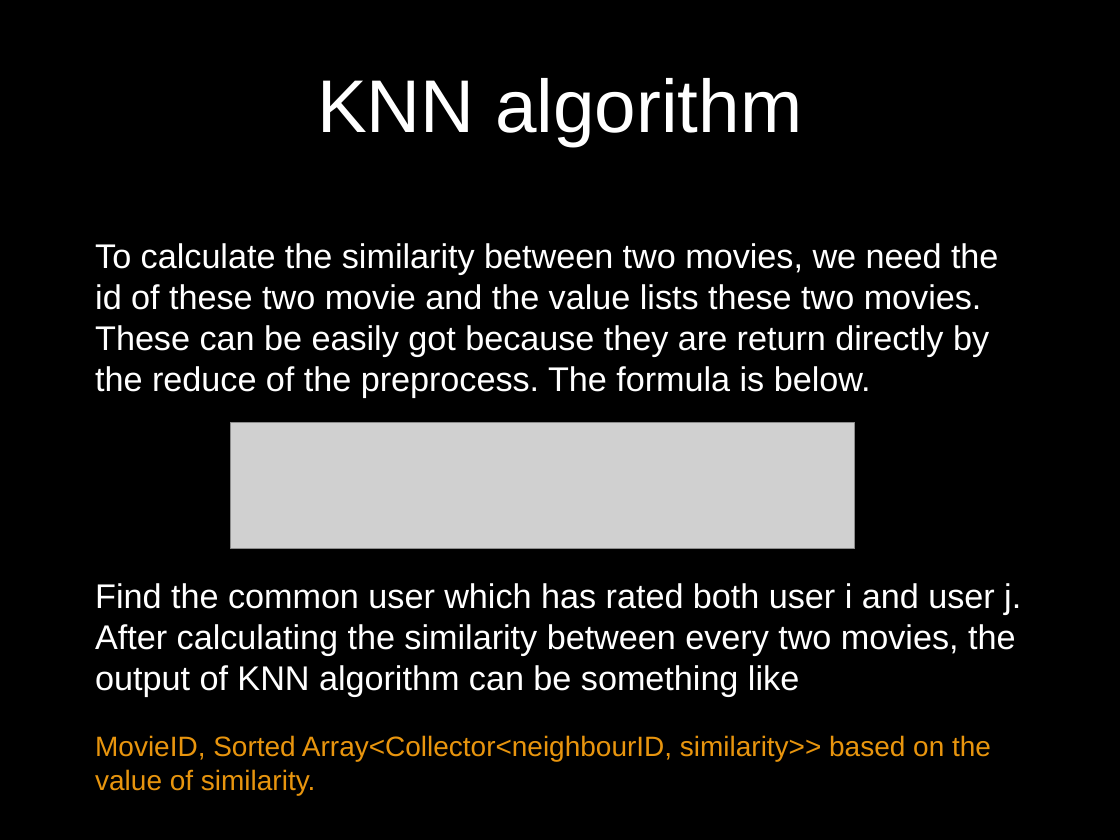
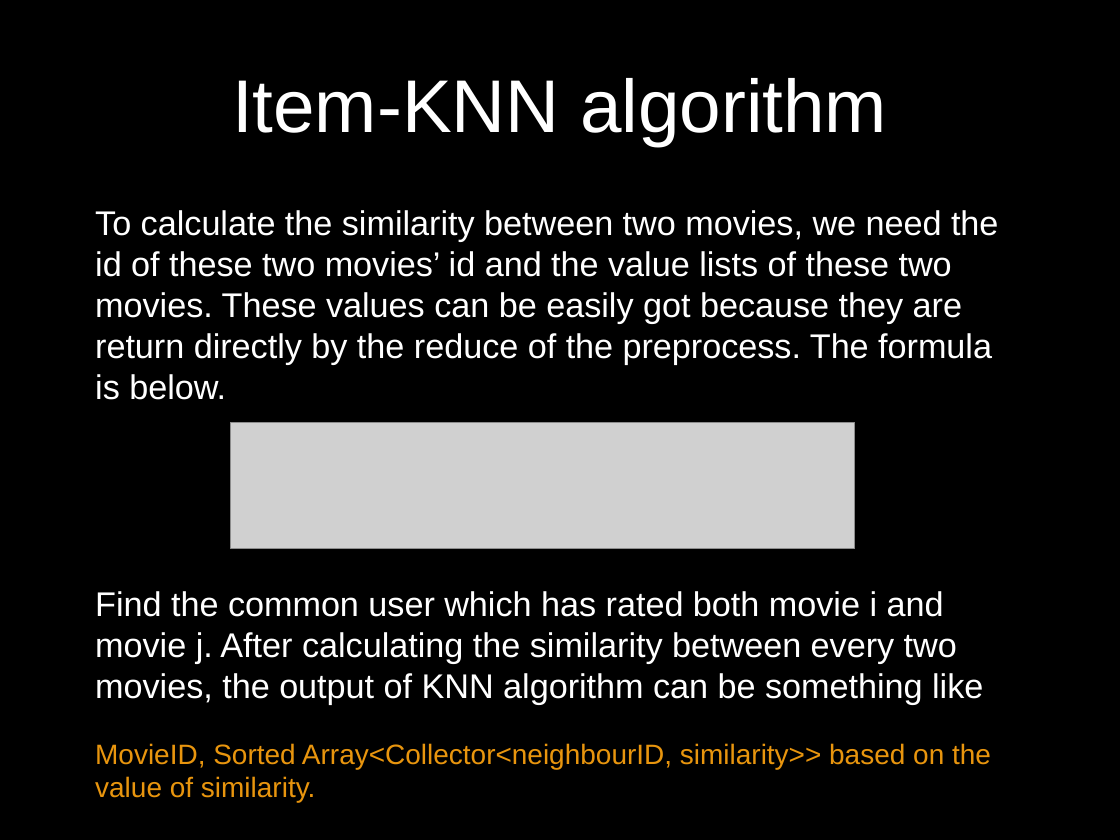
Before and after one commit to UCSBGauchos/MAE-data, a slide deck: slide 13 of Final Presentation.pptx. Drawn at 1120x840 pixels with LibreOffice and Linux fonts; fonts in the diff are those of the drawing; grey boxes stand for pictures; background and template pictures are left out. Boxes give left, top, right and bottom in pixels: in the first picture for what was removed or moved away, otherwise in the second. Text is boxed around its words. In the diff, an @@ line names an element or a change of style, - is before the commit and + after.

```diff
--- a/Final Presentation.pptx
+++ b/Final Presentation.pptx
@@ title at box(232, 78, 887, 146): text changed @@
-KNN algorithm
+Item-KNN algorithm
@@ text "To calculate the similarity between ...": place and size @@
-text "To calculate the similarity between ..." at box(95, 243, 1021, 795)
+text "To calculate the similarity between ..." at box(95, 210, 998, 798)
@@ text at box(95, 210, 998, 704): text changed @@
-To calculate the similarity between two movies, we need the id of these two movie and the value lists these two movies. These can be easily got because they are return directly by the reduce of the preprocess. The formula is below.
-Find the common user which has rated both user i and user j. After calculating the similarity between every two movies, the output of KNN algorithm can be something like
+To calculate the similarity between two movies, we need the id of these two movies’ id and the value lists of these two movies. These values can be easily got because they are return directly by the reduce of the preprocess. The formula is below.
+Find the common user which has rated both movie i and movie j. After calculating the similarity between every two movies, the output of KNN algorithm can be something like
```
Also in this commit, not shown: 4 other slides changed, 6 slides added.
